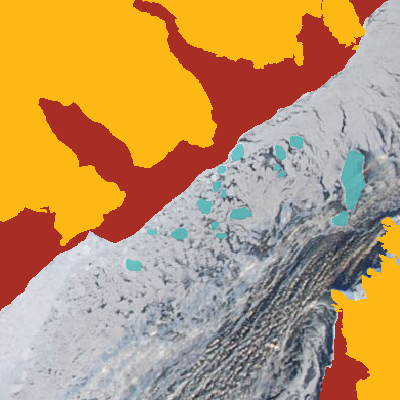
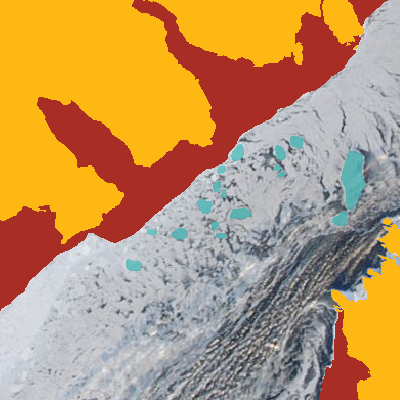
Layered file, before and after one edit (w=400, h=400). Changes by layer:
painted on "land mask" over (0, 0, 400, 400)
painted on "landfast ice" over (0, 0, 371, 400)
